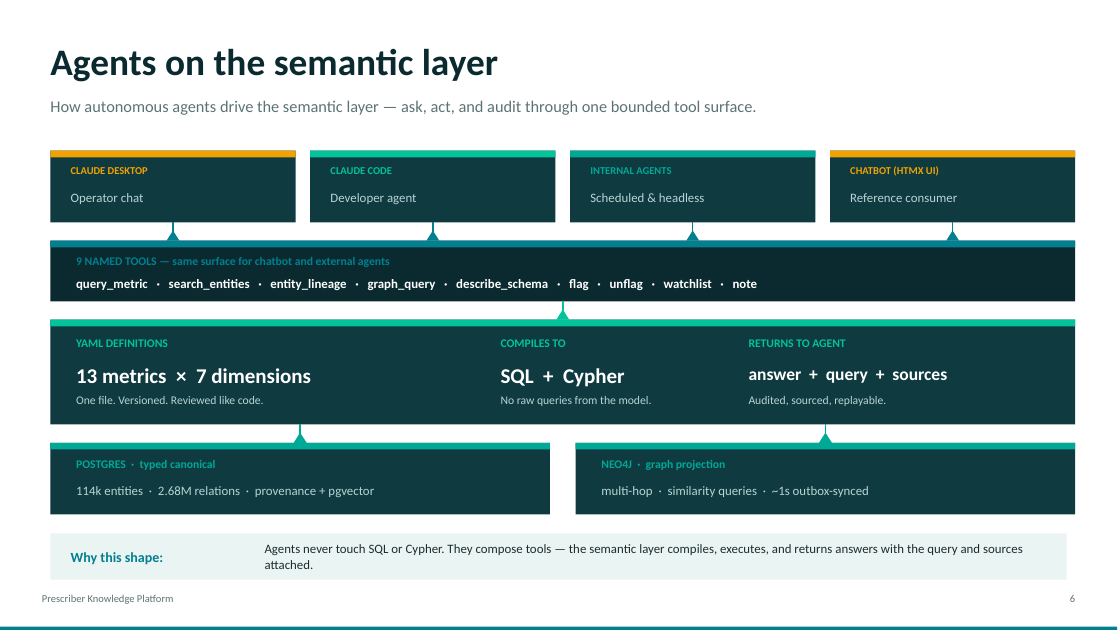
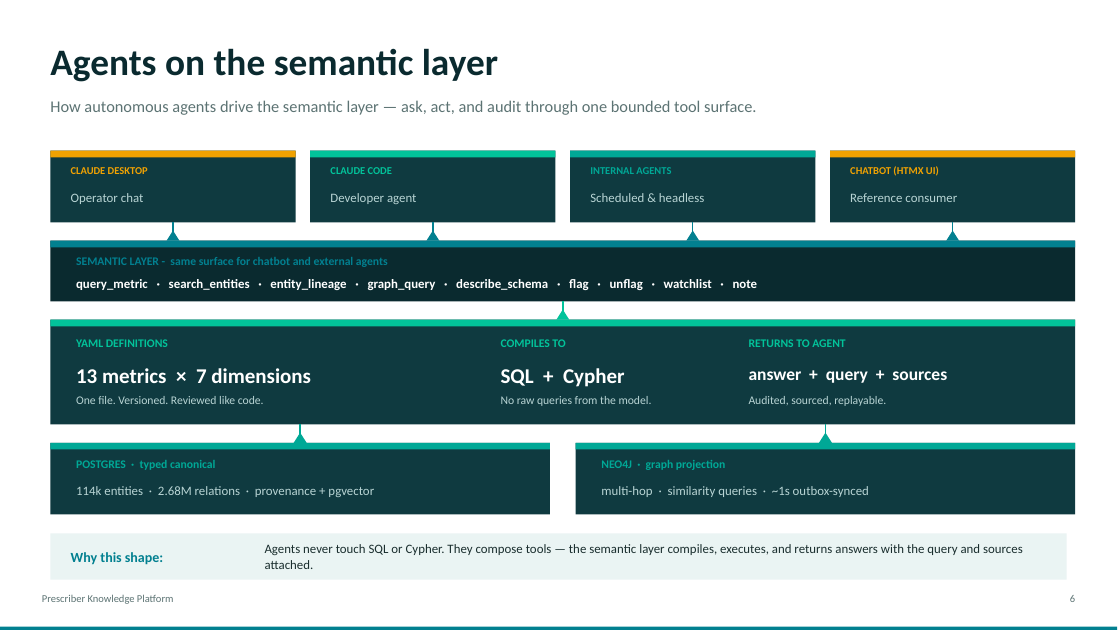
Before and after one commit to gigenthomas/prescriber-ontology, a slide deck: slide 6 of docs/Prescriber_Knowledge_Platform_5pg_v2.pptx. Drawn at 1120x630 pixels with LibreOffice and Linux fonts; fonts in the diff are those of the drawing. Boxes give left, top, right and bottom in pixels: in the first picture for what was removed or moved away, otherwise in the second. Text is boxed around its words. In the diff, an @@ line names an element or a change of style, - is before the commit and + after.

Commit message:
update ppt

```diff
--- a/docs/Prescriber_Knowledge_Platform_5pg_v2.pptx
+++ b/docs/Prescriber_Knowledge_Platform_5pg_v2.pptx
@@ text at (76,257,388,267): text changed @@
-9 NAMED TOOLS — same surface for chatbot and external agents
+SEMANTIC LAYER - same surface for chatbot and external agents
```
